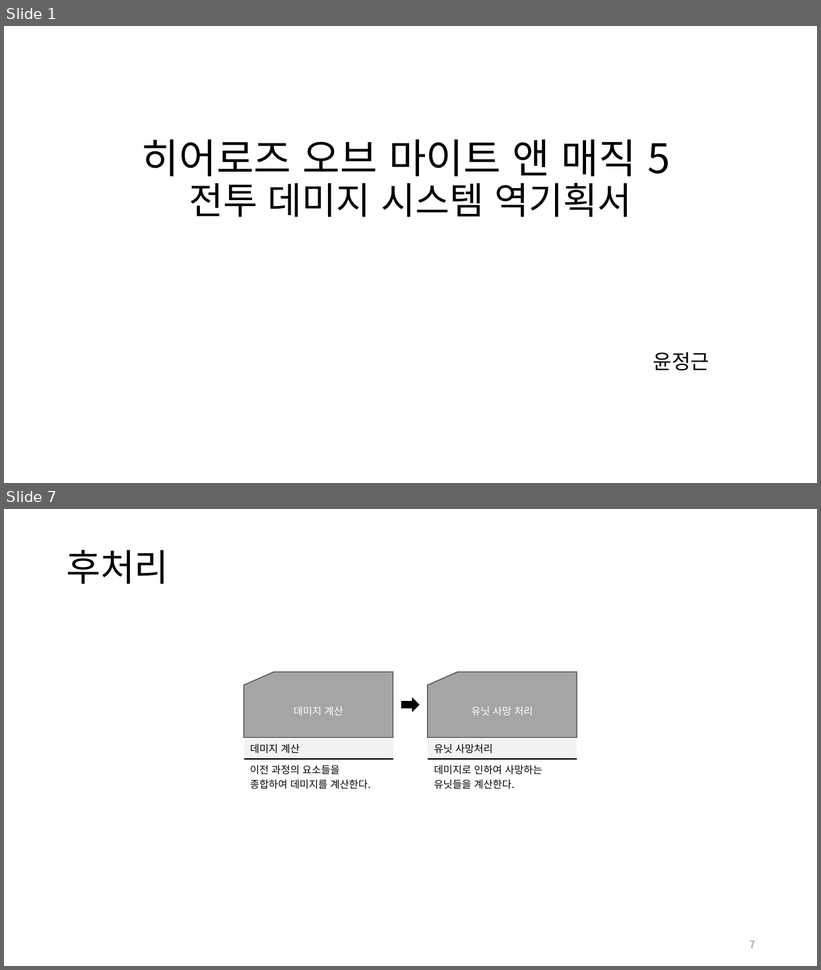
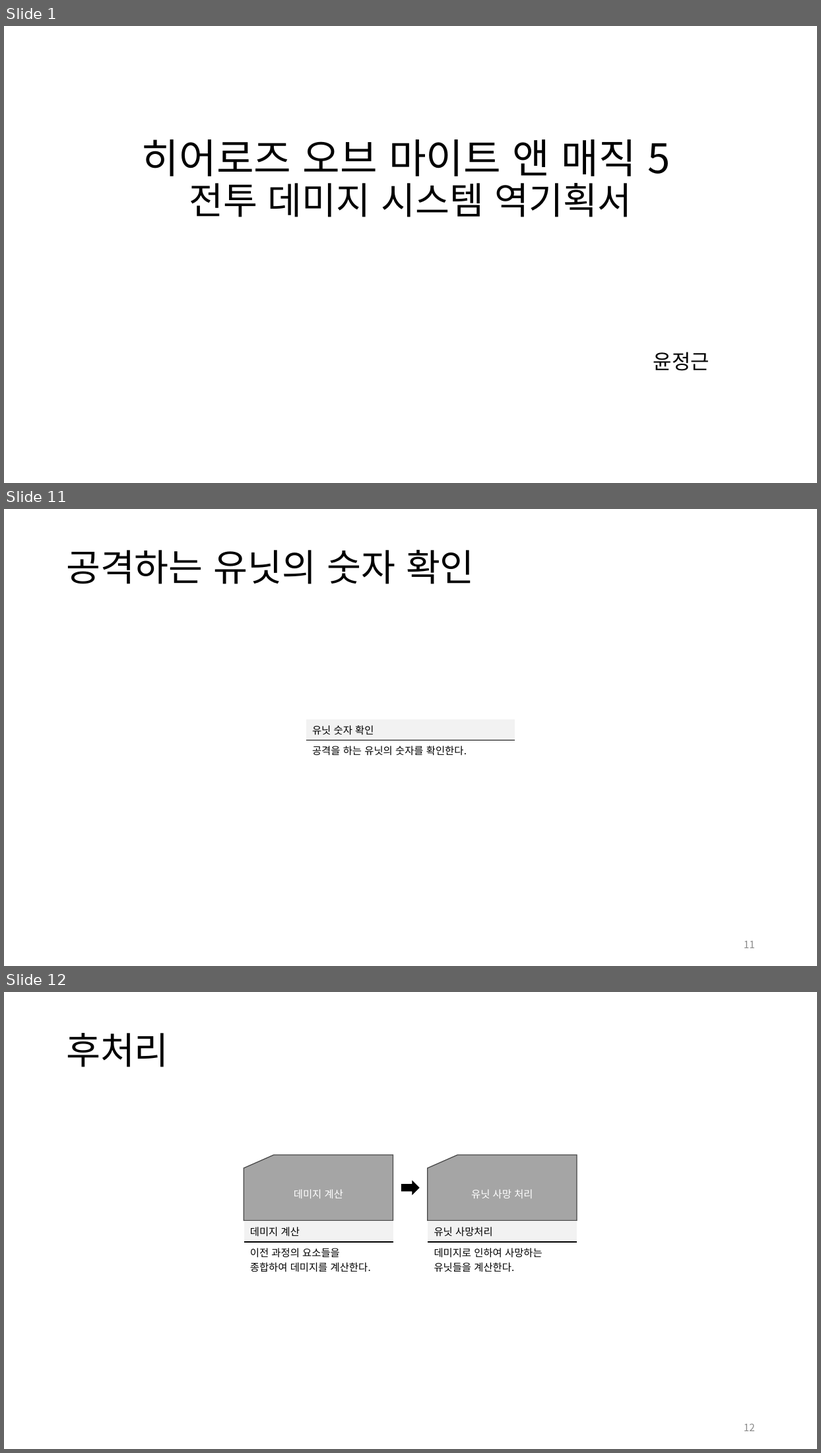
Before and after one commit to yjk0401/unityenginebasic_9th, a slide deck: 기획/마이트앤매직/히어로즈 오브 마이트 앤 매직 5 역기획서.pptx. Shown one above the other, each under a label of ours: slides 1 and 7 before the commit, slides 1, 11 and 12 after it; the slides between them are not shown. The pictures are 821x970 and 821x1453 pixels, drawn with LibreOffice and Linux fonts; fonts in the diff are those of the drawing. Boxes give left, top, right and bottom in pixels: in the first picture for what was removed or moved away, otherwise in the second. Text is boxed around its words. In the diff, an @@ line names an element or a change of style, - is before the commit and + after.

```diff
--- a/기획/마이트앤매직/히어로즈 오브 마이트 앤 매직 5 역기획서.pptx
+++ b/기획/마이트앤매직/히어로즈 오브 마이트 앤 매직 5 역기획서.pptx
@@ slide 11 added at (x1=4, y1=509, x2=817, y2=966), background #FFFFFF @@
@@ title added at (x1=66, y1=550, x2=475, y2=584), 44 pt, text #000000 @@
+공격하는 유닛의 숫자 확인
@@ table added at (x1=306, y1=720, x2=515, y2=758), 2 rows, 1 columns @@
+유닛 숫자 확인
+공격을 하는 유닛의 숫자를 확인한다.
@@ page number added at (x1=744, y1=941, x2=755, y2=949), 12 pt, text #8C8C8C @@
+11
@@ what was slide 7 is now slide 12 @@
@@ page number at (x1=744, y1=1424, x2=755, y2=1432): text changed @@
-7
+12
```
Also in this commit, not shown: 5 slides changed, 5 other slides added, 2 other files.
